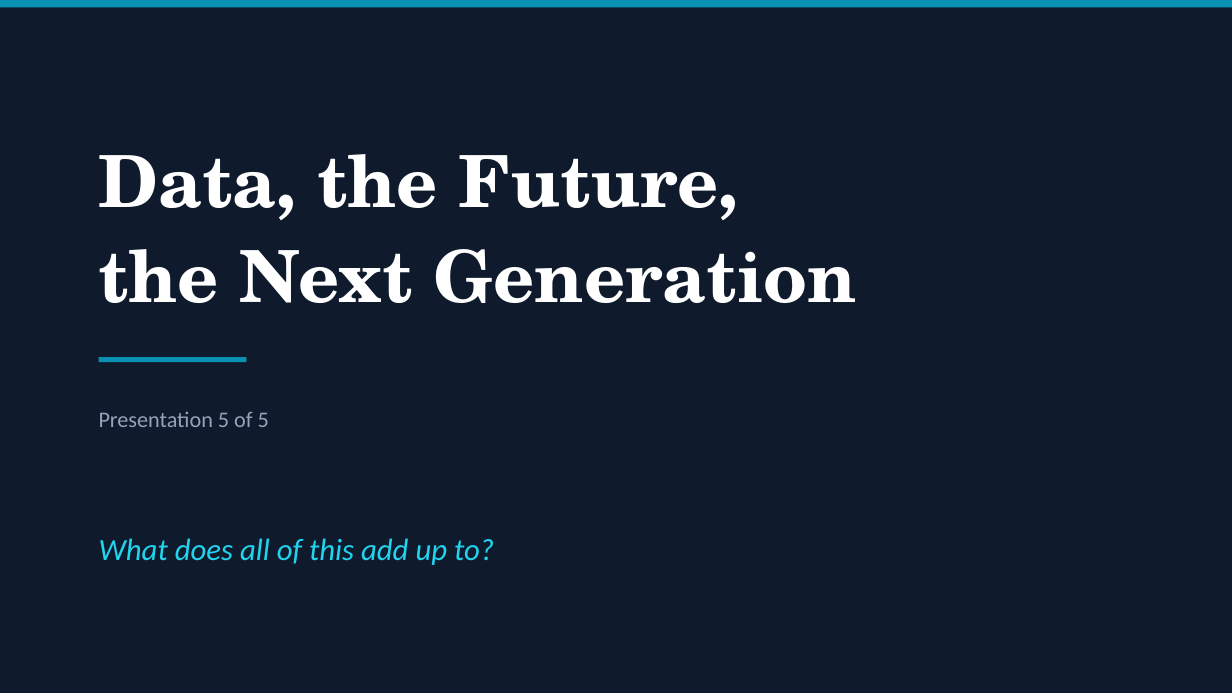
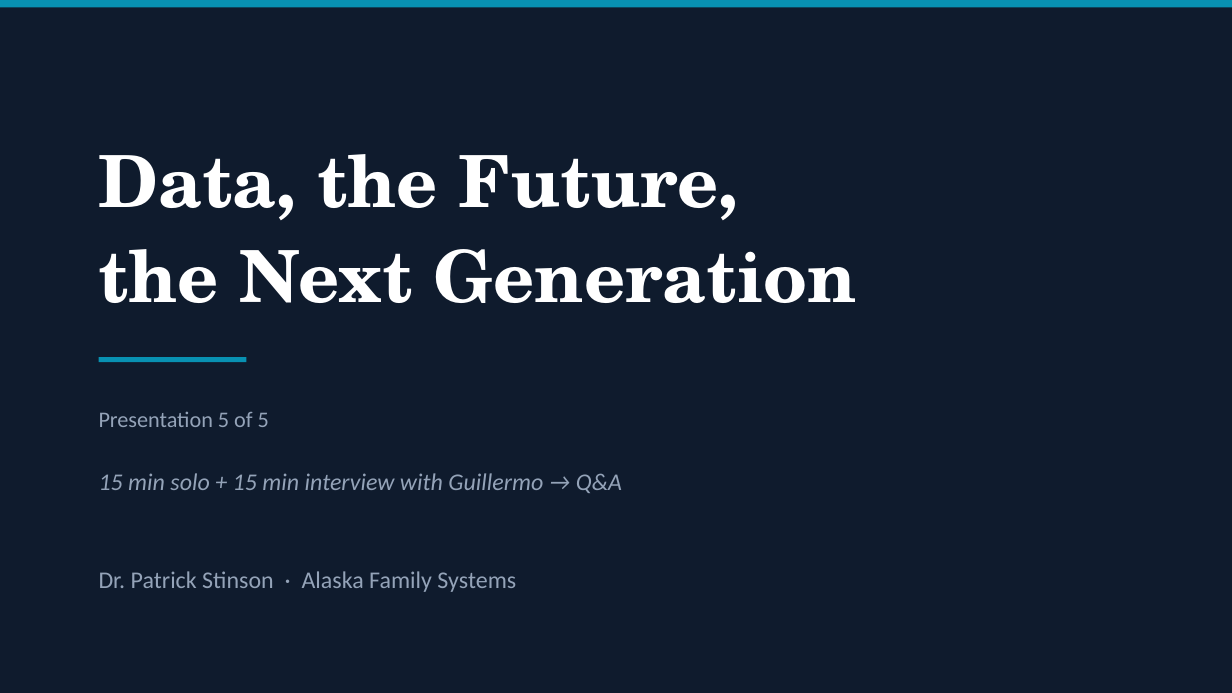
Before and after one commit to patrickkidd/ffrn-2026, a slide deck: slide 1 of 5-DATA_FUTURE_NEXT_GEN/5-Data-Future-Next-Gen.pptx. Drawn at 1232x693 pixels with LibreOffice and Linux fonts; fonts in the diff are those of the drawing. Boxes give left, top, right and bottom in pixels: in the first picture for what was removed or moved away, otherwise in the second. Text is boxed around its words. In the diff, an @@ line names an element or a change of style, - is before the commit and + after.

```diff
--- a/5-DATA_FUTURE_NEXT_GEN/5-Data-Future-Next-Gen.pptx
+++ b/5-DATA_FUTURE_NEXT_GEN/5-Data-Future-Next-Gen.pptx
@@ text at (x1=99, y1=473, x2=622, y2=493): text changed; size 18 to 14 pt; text colour #22D3EE to #94A3B8 @@
-What does all of this add up to?
+15 min solo + 15 min interview with Guillermo → Q&A
@@ text added at (x1=99, y1=571, x2=516, y2=592), 14 pt, text #94A3B8 @@
+Dr. Patrick Stinson · Alaska Family Systems
```
Also in this commit, not shown: 3 other slides changed, 8 slides added, 5 slides removed, 4 other files.
